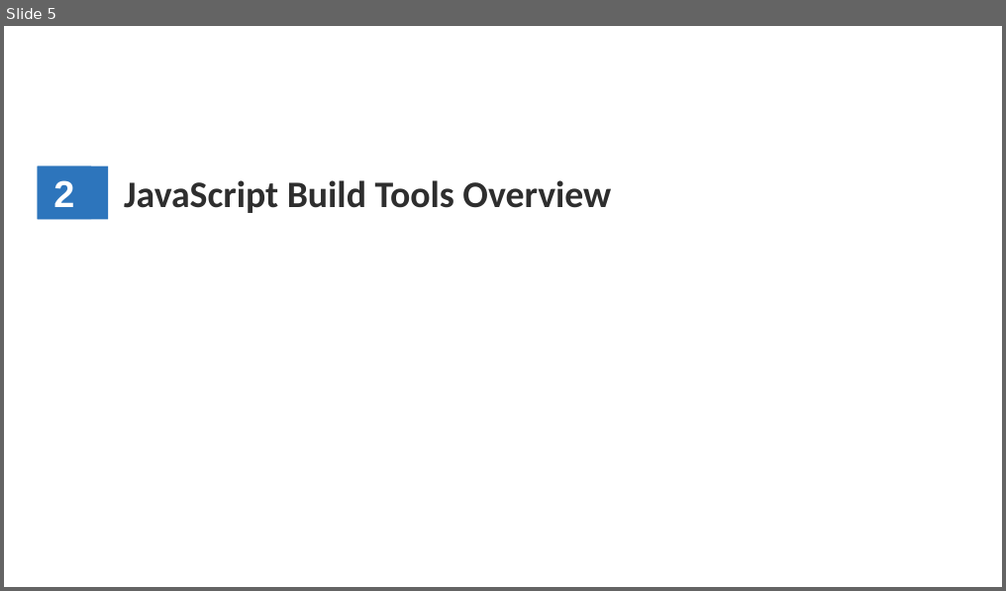
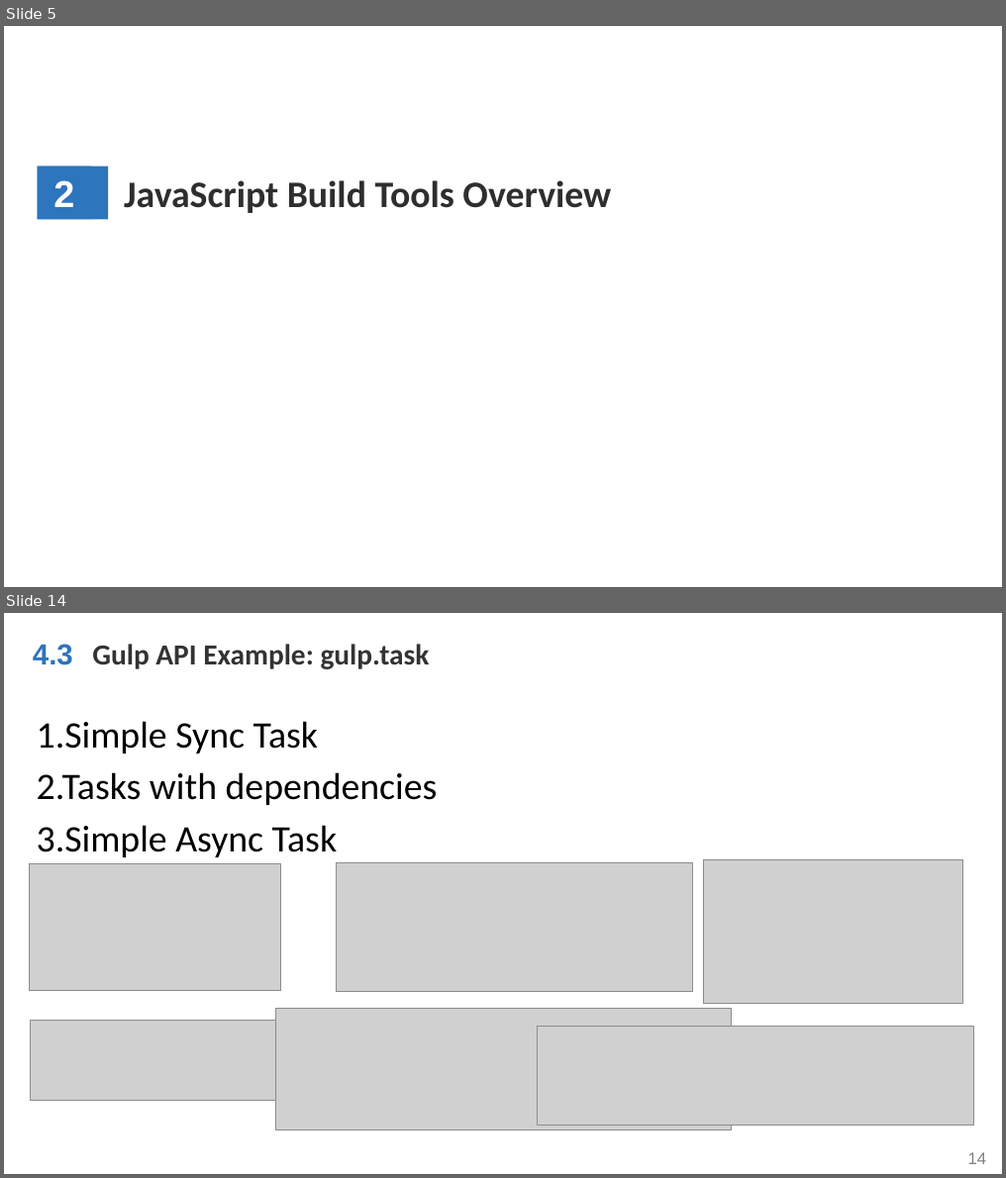
Before and after one commit to WenhaoXu/full-stack-web-course, a slide deck: engineering/2017/Gulp.pptx. Shown one above the other, each under a label of ours: slide 5 before the commit, slides 5 and 14 after it; the slides between them are not shown. The pictures are 1006x591 and 1006x1178 pixels, drawn with LibreOffice and Linux fonts; fonts in the diff are those of the drawing; grey boxes stand for pictures; background and template pictures are left out. Boxes give left, top, right and bottom in pixels: in the first picture for what was removed or moved away, otherwise in the second. Text is boxed around its words. In the diff, an @@ line names an element or a change of style, - is before the commit and + after.

Commit message:
[Engineering] update gulp ppt.

```diff
--- a/engineering/2017/Gulp.pptx
+++ b/engineering/2017/Gulp.pptx
@@ slide 14 added at (4, 613, 1002, 1174), background #FFFFFF; not listed: 1 template element that a slide beside it also shows @@
@@ text added at (33, 644, 73, 665), 28 pt, text #2D75BC, bold @@
+4.3
@@ text added at (92, 644, 430, 669), 28 pt, text #333333, bold @@
+Gulp API Example: gulp.task
@@ text added at (37, 721, 438, 858), 36 pt, text #000000 @@
+1.Simple Sync Task
+2.Tasks with dependencies
+3.Simple Async Task
@@ picture added at (29, 863, 281, 990) @@
@@ picture added at (336, 863, 693, 992) @@
@@ picture added at (703, 860, 963, 1004) @@
@@ picture added at (30, 1021, 478, 1101) @@
@@ picture added at (275, 1008, 731, 1131) @@
@@ picture added at (537, 1026, 973, 1125) @@
```
Also in this commit, not shown: 2 slides changed, 14 other slides added, 4 slides removed.
